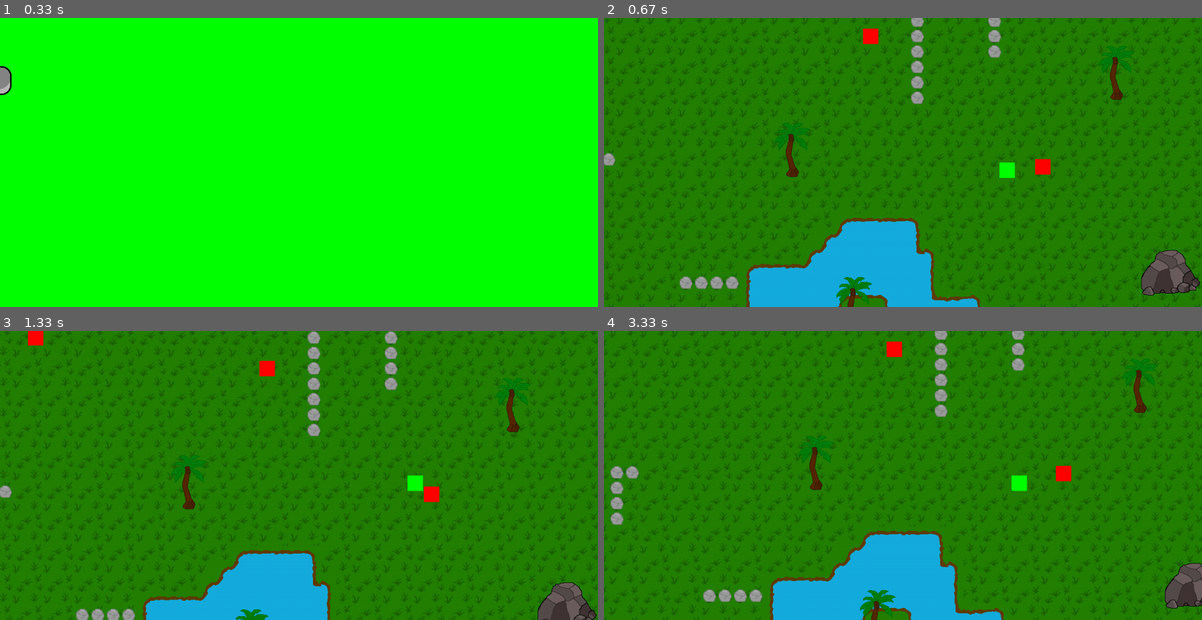
Above: before the commit, frames 1-4 (two rows, left to right).
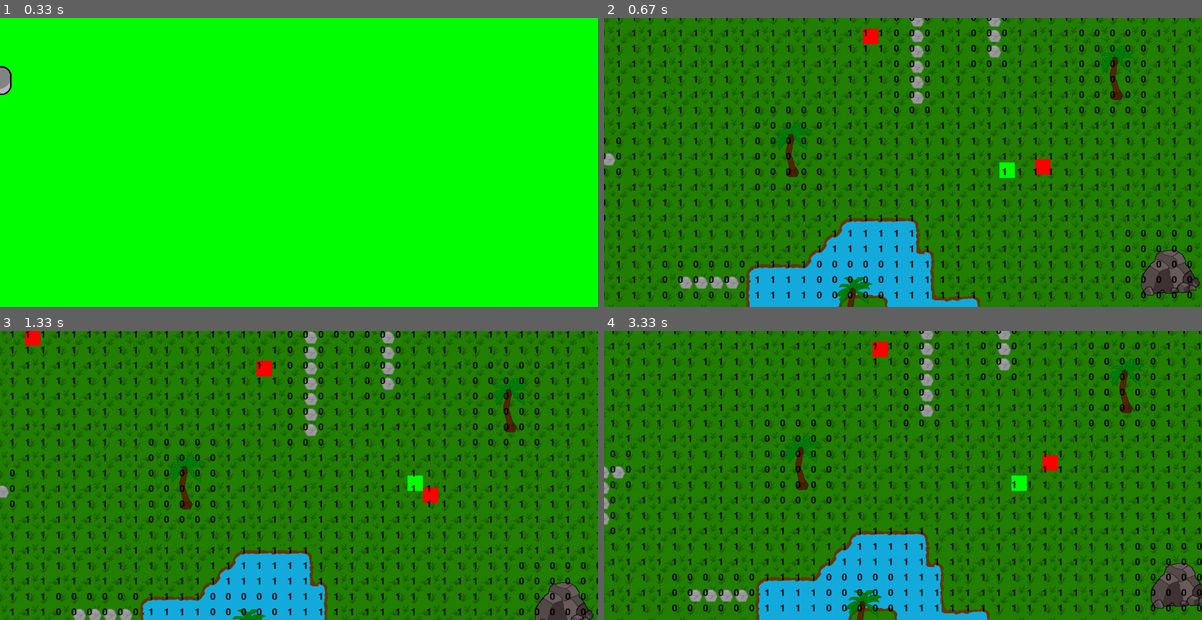
Above: after the commit, the same moments.

Repository: vrajnandak/ZENSE_pygame_proj
Game: pygame game, started from src/main.py
The game is run twice, just before and just after one commit, with the same random seed, the same clock (stepped at 60 frames per second) and the same inputs.
Inputs (mouse positions are in pixels of both pictures, inside the frame that each line leads up to):
- Up to frame 1 (0.33 s): no input
- Up to frame 2 (0.67 s): click "New Game" at 0.38 s
- Up to frame 3 (1.33 s): hold Right 0.67-1.13 s; move the mouse to (275, 487) at 0.7 s; hold Up from 1.17 s (still down); move the mouse to (304, 495) at 1.2 s
- Up to frame 4 (3.33 s): release Up at 1.47 s; hold Right 1.5-1.97 s; move the mouse to (962, 539) at 1.53 s; hold Left 2-2.53 s; move the mouse to (717, 544) at 2.03 s; hold Down 2.57-2.87 s; move the mouse to (1124, 576) at 2.6 s; hold Left 2.9-3.3 s; move the mouse to (747, 368) at 2.93 s

Frame 1 is identical in both runs. In frame 2, 7.1% of the frame differs, in the area x 0-99%, y 0-98%; in frame 3, 16%; in frame 4, 23%, in the area x 0-100%, y 0-100%.

Commit message:
Right now, the path finding mechanism is working pretty neat. I changed the values of detection_tiles created during the creation of the map by adding more 0's on the boundaries of the objects as well because then the small change in directions not matching with the speed of the sprite could be dealt by just giving a path even more away from the obstacle and since in reality there is no obstacle on that outer path, the sprite moves along the path without having to stop. There are no update_detection_tiles functions. The path is found by avoiding only the obstacles, collision detection takes care of collisions between enemies.

Diff:
--- a/src/CollisionHelper.py
+++ b/src/CollisionHelper.py
@@ -3,49 +3,6 @@
 class CollisionHelper:
     def __init__(self,level):
         self.the_level=level
-        pass
-
-    def update_detection_tiles_horizontal(self,entity,distance_moved):
-        return
-        #Getting the entity's positions.
-        if((entity.rect.top/BASE_SIZE==int(entity.rect.top//BASE_SIZE)) and (entity.rect.left/BASE_SIZE==int(entity.rect.left//BASE_SIZE))):        #This line is so that the tiles are updated only if the sprite is properly aligned with a tile. Thus, the speeds would have to be a factor of the BASE_SIZE for it to be possible to trigger this function.
-            top_row=int(entity.rect.top//BASE_SIZE)
-            bottom_row=int(top_row+entity.height_tiles)
-            left_col_old=int((entity.rect.x-distance_moved)//BASE_SIZE)             #Should subtract first and then divide, else it is possible that we count the wrong number of tiles.
-            left_col_curr=int((entity.rect.x)//BASE_SIZE)
-
-            #Setting the loop iterator val, level's vals.
-            step_val=1 if distance_moved > 0 else -1
-            val1=1 if distance_moved > 0 else 0
-            val2=0 if distance_moved > 0 else 1
-
-            #The for loop to change the values.
-            for i in range(left_col_old,left_col_curr,step_val):
-                for j in range(top_row,bottom_row,1):
-                    self.the_level.detection_tiles[j][i]=val1
-                    self.the_level.detection_tiles[j][i+entity.width_tiles]=val2
-        pass
-
-    def update_detection_tiles_vertical(self,entity,distance_moved):
-        return
-        #Getting the entity's positions
-        if((entity.rect.top/BASE_SIZE==int(entity.rect.top//BASE_SIZE)) and (entity.rect.left/BASE_SIZE==int(entity.rect.left//BASE_SIZE))):        #This line is so that the tiles are updated only if the sprite is properly aligned with a tile. Thus, the speeds would have to be a factor of the BASE_SIZE for it to be possible to trigger this function.
-            left_col=int(entity.rect.left//BASE_SIZE)
-            right_col=int(left_col+entity.width_tiles)
-            top_row_old=int((entity.rect.y-distance_moved)//BASE_SIZE)      #Should subtract first and then divide else we count the wrong number of tiles.
-            top_row_curr=int(entity.rect.y//BASE_SIZE)
-
-            #Setting the loop iterator val, level's vals
-            step_val=1 if distance_moved>0 else -1
-            val1=1 if distance_moved>0 else 0
-            val2=0 if distance_moved>0 else 1
-
-            #The for loop to change the values.
-            for i in range(top_row_old,top_row_curr,step_val):
-                for j in range(left_col,right_col,1):
-                    # print(f'Vertical, row:{i}, col:{j}')
-                    self.the_level.detection_tiles[i][j]=val1
-                    self.the_level.detection_tiles[i+entity.height_tiles][j]=val2
         pass
 
     #A method to get the max number of pixels that the player can move without having collision.
@@ -105,12 +62,8 @@
                     distance_moved=0
                     if(direction=="Horizontal"):
                         distance_moved=self.handle_horizontal_collision(entity,sprite,speed)
-                        if(distance_moved!=0):
-                            self.update_detection_tiles_horizontal(entity,distance_moved)
                     elif(direction=="Vertical"):
                         distance_moved=self.handle_vertical_collision(entity,sprite,speed)
-                        if(distance_moved!=0):
-                            self.update_detection_tiles_vertical(entity,distance_moved)
                     has_entity_moved+=distance_moved
         if(has_entity_moved!=0):
             return 2                    #Indicates that the entity has moved and tiles have been updated already.
--- a/src/Enemy.py
+++ b/src/Enemy.py
@@ -90,24 +90,24 @@
             #Prioritizing the horizontal movement of the sprite over the vertical movement. Sprite can move either in horizontal or vertical only
             self.direction.x=next_cell_col-self.rect.x
             self.direction.y=next_cell_row-self.rect.y
-            print('before updating the directions,next direction: ', self.direction)
-            if(self.direction.x<0):
-                if(path[1].y<path[0].y):
-                    if(self.rect.bottom//BASE_SIZE!=self.rect.top//BASE_SIZE):
-                        self.direction.x=0
-                        self.direction.y=-1
-                    pass
-                elif(path[1].y>path[0].y):
-                    if(self.rect.bottom//BASE_SIZE!=self.rect.top//BASE_SIZE):
-                        self.direction.x=0
-                        self.direction.y=1
-                    pass
-                pass
+            # print('before updating the directions,next direction: ', self.direction)
+            # if(self.direction.x<0):
+            #     if(path[1].y<path[0].y):
+            #         if(self.rect.bottom//BASE_SIZE!=self.rect.top//BASE_SIZE):
+            #             self.direction.x=0
+            #             self.direction.y=-1
+            #         pass
+            #     elif(path[1].y>path[0].y):
+            #         if(self.rect.bottom//BASE_SIZE!=self.rect.top//BASE_SIZE):
+            #             self.direction.x=0
+            #             self.direction.y=1
+            #         pass
+            #     pass
             # if(cell_cols_different):
             #     self.direction.y=0
             # elif(cell_rows_different):
             #     self.direction.x=0
-            print('next direction: ', self.direction)
+            # print('next direction: ', self.direction)
         pass
 
     def handle_collisions(self,direction,level):
@@ -136,12 +136,8 @@
                 self.direction=self.direction.normalize()
             self.rect.x+=self.direction.x*ENEMY_SPEED
             ret_val=self.handle_collisions("Horizontal",level)
-            if(ret_val==0):
-                level.collision_detector.update_detection_tiles_horizontal(self,self.direction.x*ENEMY_SPEED)
             self.rect.y+=self.direction.y*ENEMY_SPEED
             ret_val=self.handle_collisions("Vertical",level)
-            if(ret_val==0):
-                level.collision_detector.update_detection_tiles_horizontal(self,self.direction.y*ENEMY_SPEED)
             pass
         else:   #If there is even a bit of residual movement or a lag, there should still be collision detection done.
             # ret_val=self.handle_collisions("horizontal",level)
--- a/src/Level.py
+++ b/src/Level.py
@@ -118,9 +118,9 @@
                                 Obstacle(img_pos,img,[self.visible_sprites,self.obstacle_sprites])      #The instance of this class created is added to the given spriteGroups.
                                 img_width=int(img.get_rect().width//BASE_SIZE)
                                 img_height=int(img.get_rect().height//BASE_SIZE)
-                                for i in range(img_width):
-                                    for j in range(img_height):
-                                        self.detection_tiles[row_index+j][col_index+i]=0
+                                for i in range(img_width+2):
+                                    for j in range(img_height+2):
+                                        self.detection_tiles[row_index-1+j][col_index-1+i]=0
                                 pass
                             elif(val==500):             #A dummy val to ensure that the self.level_tiles are made '0'.
                                 pass
@@ -259,9 +259,9 @@
         self.player.draw(display_surf)
 
         #Blitting the detection tiles.
-        # for row_index,row in enumerate(self.detection_tiles):
-        #     for col_index,val in enumerate(row):
-        #         pos=(col_index*BASE_SIZE,row_index*BASE_SIZE)
-        #         newpos=pos-self.offset
-        #         debug_print(val,newpos,display_surf)
+        for row_index,row in enumerate(self.detection_tiles):
+            for col_index,val in enumerate(row):
+                pos=(col_index*BASE_SIZE,row_index*BASE_SIZE)
+                newpos=pos-self.offset
+                debug_print(val,newpos,display_surf)
         return 0
--- a/src/Player.py
+++ b/src/Player.py
@@ -59,9 +59,9 @@
 
     #A method to check collisions
     def handle_collisions(self,direction, level):
-        ret1=level.collision_detector.handle_spritegroup_collision(self,PLAYER_SPEED,direction,level.enemy_sprites,0,collision_type="rect_collision")
-        ret2=level.collision_detector.handle_spritegroup_collision(self,PLAYER_SPEED,direction,level.obstacle_sprites,0,collision_type="rect_collision")
-        ret_val=level.collision_detector.handle_spritegroup_collision(self,PLAYER_SPEED,direction,level.transport_sprites,1,collision_type="rect_collision")
+        ret1=level.collision_detector.handle_spritegroup_collision(self,PLAYER_SPEED,direction,level.enemy_sprites,0)
+        ret2=level.collision_detector.handle_spritegroup_collision(self,PLAYER_SPEED,direction,level.obstacle_sprites,0)
+        ret_val=level.collision_detector.handle_spritegroup_collision(self,PLAYER_SPEED,direction,level.transport_sprites,1)
         if(ret_val==1):
             return ret_val
         elif(ret1==2 or ret2==2):
@@ -81,17 +81,12 @@
             if(shd_transport==1):
                 self.rect.x=self.rect.x-PLAYER_SPEED*self.direction.x           #Undoing movement as we have to transport. Next time we load back into this map, no collision happens.
                 return shd_transport
-            elif(shd_transport==0):
-                level.collision_detector.update_detection_tiles_horizontal(self,PLAYER_SPEED*self.direction.x)
-                pass
             #Move player Vertically and then check collisions. If player has to transport, then return '1'.
             self.rect.y=self.rect.y+PLAYER_SPEED*self.direction.y
             shd_transport=self.handle_collisions("Vertical",level)
             if(shd_transport==1):
                 self.rect.y=self.rect.y-PLAYER_SPEED*self.direction.y
                 return shd_transport
-            elif(shd_transport==0):
-                level.collision_detector.update_detection_tiles_vertical(self,PLAYER_SPEED*self.direction.y)
         pass
 
     def draw(self,display_surf):
--- a/src/Settings.py
+++ b/src/Settings.py
@@ -16,7 +16,7 @@
     '2': [],
     '3': []
 }
-ENEMY_ATTACK_RADIUS=4         #A radius 5 BASE_SIZE's
+ENEMY_ATTACK_RADIUS=8         #A radius 5 BASE_SIZE's
 
 #Sizes
 BASE_SIZE=32
